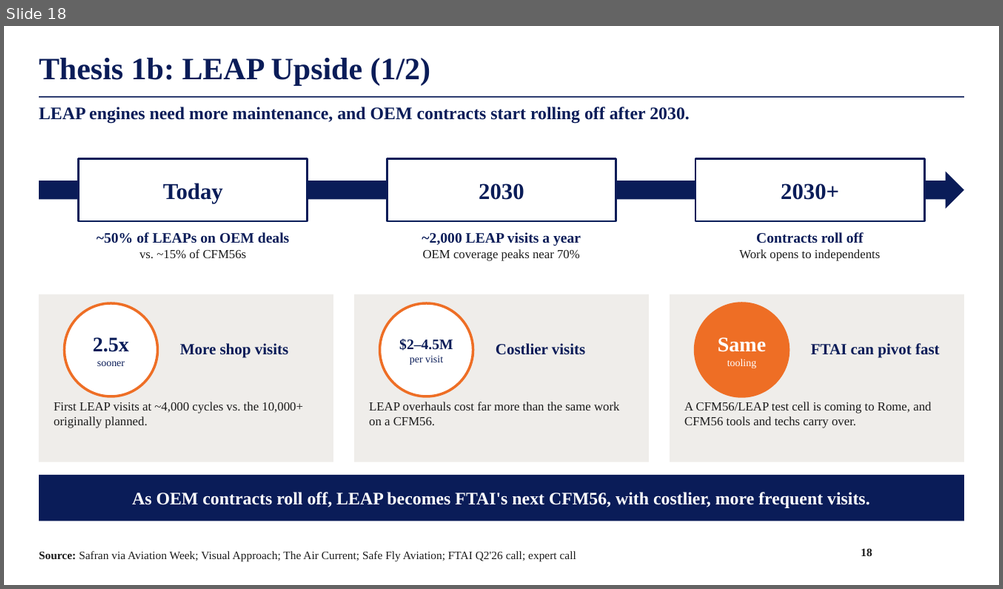
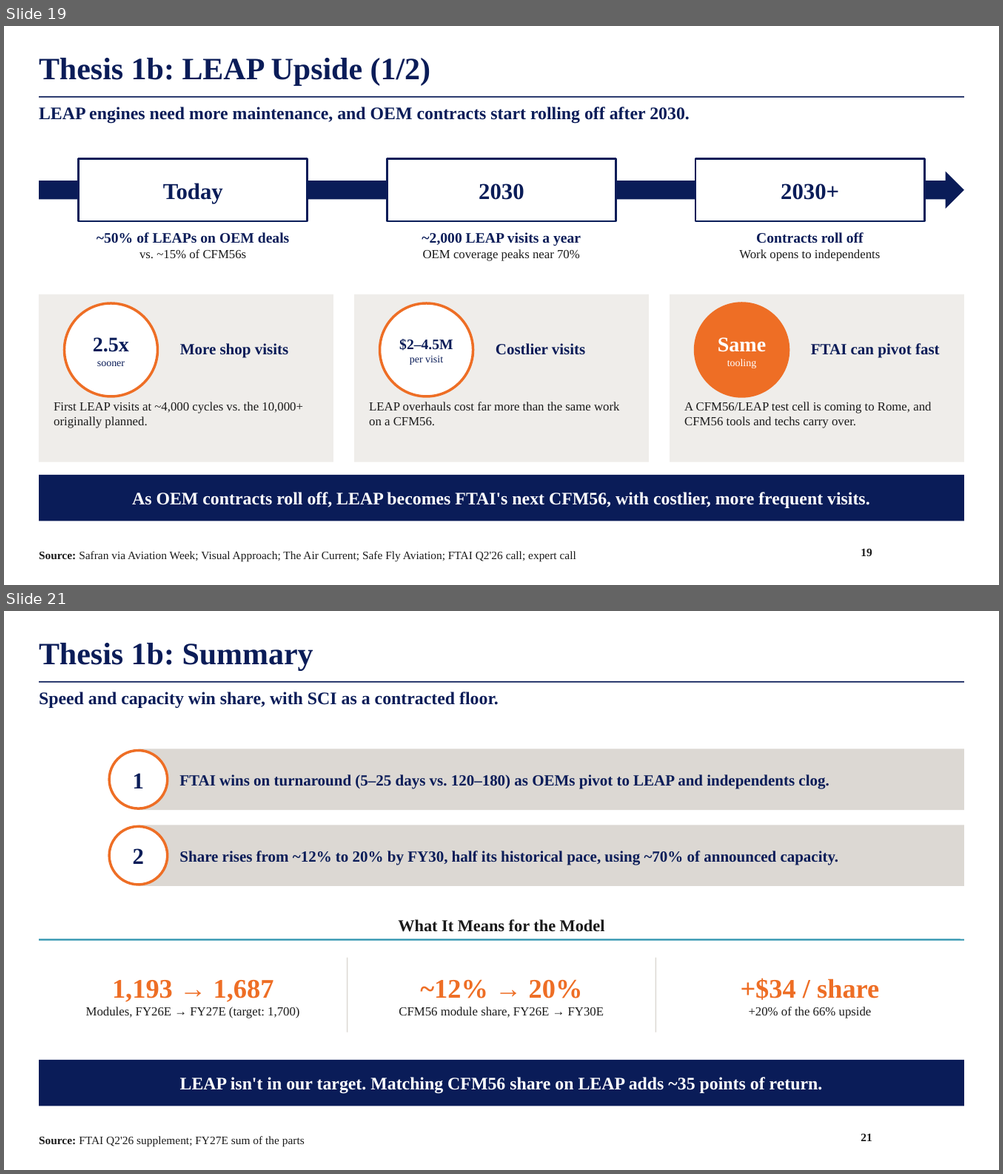
Before and after one commit to maxlsmls-dot/SPOT, a slide deck: deck/FTAI_Long_Pitch.pptx. Shown one above the other, each under a label of ours: slide 18 before the commit, slides 19 and 21 after it; the slides between them are not shown. The pictures are 1003x589 and 1003x1174 pixels, drawn with LibreOffice and Linux fonts; fonts in the diff are those of the drawing; background and template pictures are left out. Boxes give left, top, right and bottom in pixels: in the first picture for what was removed or moved away, otherwise in the second. Text is boxed around its words. In the diff, an @@ line names an element or a change of style, - is before the commit and + after.

```diff
--- a/deck/FTAI_Long_Pitch.pptx
+++ b/deck/FTAI_Long_Pitch.pptx
@@ slide 21 added at (4,611,999,1170), background #FFFFFF; not listed: 1 template element that a slide beside it also shows @@
@@ title added at (39,643,313,670), 30 pt, text #0A1C58, bold @@
+Thesis 1b: Summary
@@ text added at (39,692,498,708), 17 pt, text #0A1C58, bold @@
+Speed and capacity win share, with SCI as a contracted floor.
@@ ellipse added at (109,751,168,809), fill #FFFFFF, outline #EE6E25 2.5 pt, 22 pt, text #0A1C58, bold @@
+1
@@ rectangle added at (138,749,965,810), fill #DCD8D3, 15 pt, text #0A1C58, bold @@
+FTAI wins on turnaround (5–25 days vs. 120–180) as OEMs pivot to LEAP and independents clog.
@@ ellipse added at (109,826,168,885), fill #FFFFFF, outline #EE6E25 2.5 pt, 22 pt, text #0A1C58, bold @@
+2
@@ rectangle added at (138,825,965,886), fill #DCD8D3, 15 pt, text #0A1C58, bold @@
+Share rises from ~12% to 20% by FY30, half its historical pace, using ~70% of announced capacity.
@@ text added at (398,920,605,932), 16 pt, text #1A1A1A, bold @@
+What It Means for the Model
@@ line added from (39, 940) to (965, 940), #2E93AE 1.5 pt @@
@@ line added from (347, 958) to (347, 1033), #DCD8D3 1 pt @@
@@ line added from (655, 958) to (655, 1033), #DCD8D3 1 pt @@
@@ text added at (86,980,299,1019), 12 pt, text #1A1A1A @@
+1,193 → 1,687
+Modules, FY26E → FY27E (target: 1,700)
@@ text added at (398,980,603,1018), 12 pt, text #1A1A1A @@
+~12% → 20%
+CFM56 module share, FY26E → FY30E
@@ text added at (740,978,879,1019), 12 pt, text #1A1A1A @@
++$34 / share
++20% of the 66% upside
@@ rectangle added at (39,1060,965,1106), fill #0A1C58, 17 pt, text #FFFFFF, bold @@
+LEAP isn't in our target. Matching CFM56 share on LEAP adds ~35 points of return.
@@ text added at (39,1136,304,1147), 11 pt, text #1A1A1A @@
+Source: FTAI Q2'26 supplement; FY27E sum of the parts
@@ page number added at (860,1133,871,1142), 11 pt, text #1A1A1A, bold @@
+21
@@ what was slide 18 is now slide 19 @@
```
Also in this commit, not shown: 9 slides changed, 2 other slides added, 1 other file.
